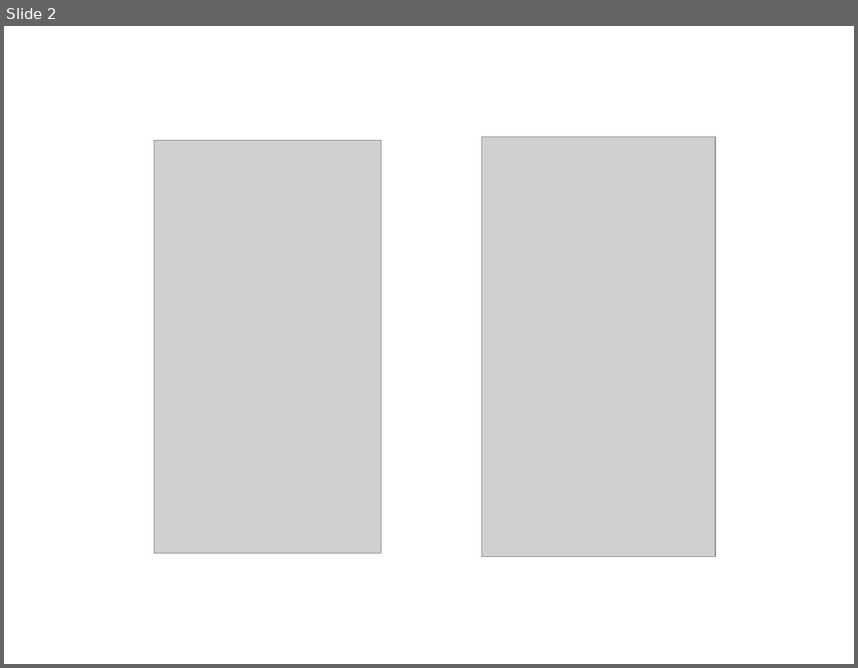
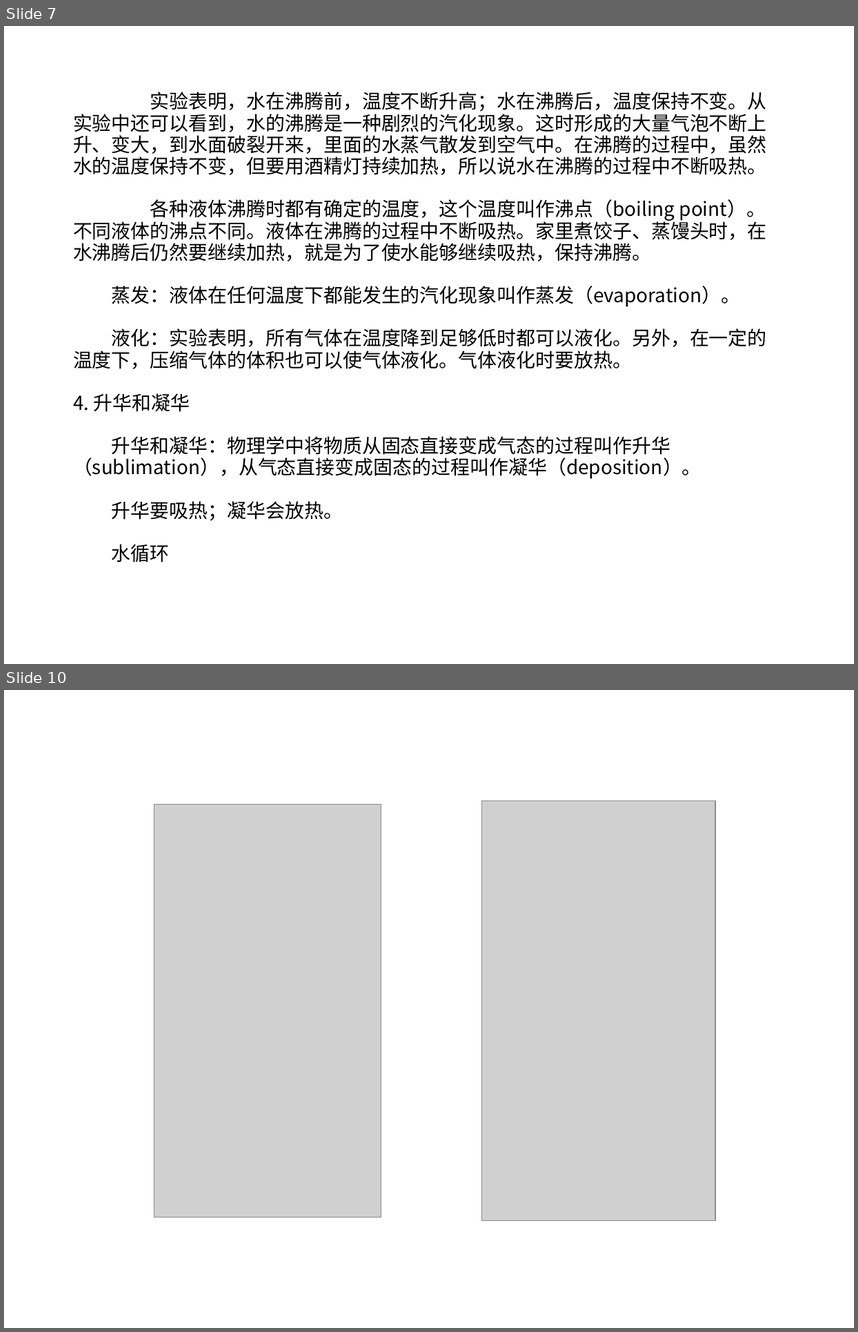
Before and after one commit to ericzhang/english-math, a slide deck: physics/grade-8-上/8上物理人教版-unit-3-物态变化.ppt. Shown one above the other, each under a label of ours: slide 2 before the commit, slides 7 and 10 after it; the slides between them are not shown. The pictures are 858x668 and 858x1332 pixels, drawn with LibreOffice and Linux fonts; fonts in the diff are those of the drawing; grey boxes stand for pictures. Boxes give left, top, right and bottom in pixels: in the first picture for what was removed or moved away, otherwise in the second. Text is boxed around its words. In the diff, an @@ line names an element or a change of style, - is before the commit and + after.

```diff
--- a/physics/grade-8-上/8上物理人教版-unit-3-物态变化.ppt
+++ b/physics/grade-8-上/8上物理人教版-unit-3-物态变化.ppt
@@ slide 7 added at (4, 26, 854, 664), background #FFFFFF @@
@@ text added at (73, 92, 767, 562), 18 pt, text #000000 @@
+实验表明，水在沸腾前，温度不断升高；水在沸腾后，温度保持不变。从实验中还可以看到，水的沸腾是一种剧烈的汽化现象。这时形成的大量气泡不断上升、变大，到水面破裂开来，里面的水蒸气散发到空气中。在沸腾的过程中，虽然水的温度保持不变，但要用酒精灯持续加热，所以说水在沸腾的过程中不断吸热。
+各种液体沸腾时都有确定的温度，这个温度叫作沸点（boiling point）。不同液体的沸点不同。液体在沸腾的过程中不断吸热。家里煮饺子、蒸馒头时，在水沸腾后仍然要继续加热，就是为了使水能够继续吸热，保持沸腾。
+蒸发：液体在任何温度下都能发生的汽化现象叫作蒸发（evaporation）。
+液化：实验表明，所有气体在温度降到足够低时都可以液化。另外，在一定的温度下，压缩气体的体积也可以使气体液化。气体液化时要放热。
+4. 升华和凝华
+升华和凝华：物理学中将物质从固态直接变成气态的过程叫作升华（sublimation），从气态直接变成固态的过程叫作凝华（deposition）。
+升华要吸热；凝华会放热。
+水循环
@@ what was slide 2 is now slide 10 @@
```
Also in this commit, not shown: 8 other slides added, 45 other files.
